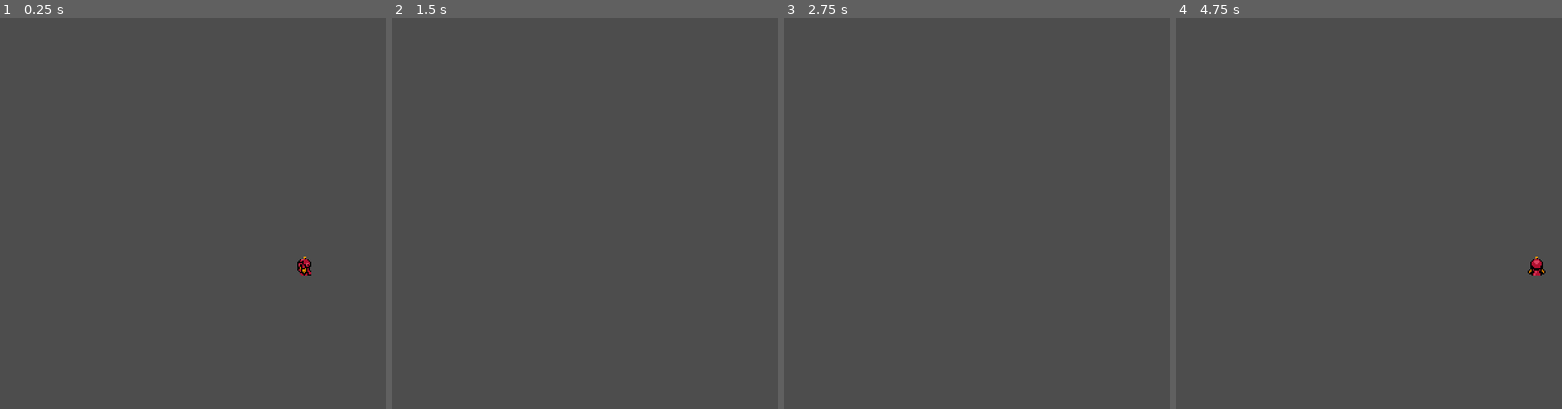
Above: before the commit, frames 1-4 (left to right).
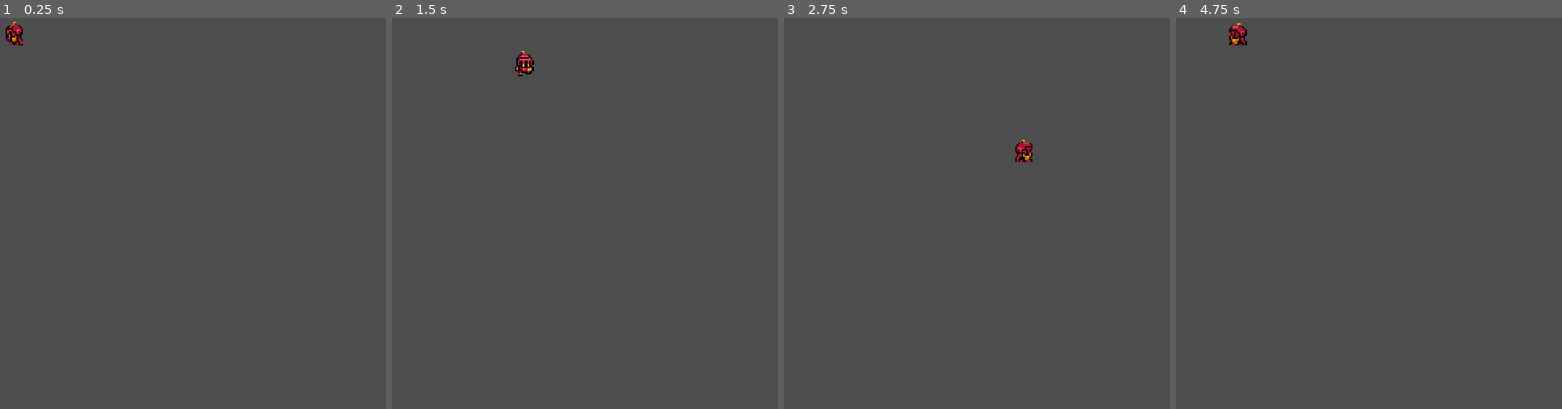
Above: after the commit, the same moments.

Repository: toadkarter/phase.
Game: Godot game, scene res://Scenes/Level/level.tscn
Same seed, same stepped clock (60 frames per second), same inputs: the game is played once before the commit and once after it.
Inputs:
- Up to frame 1 (0.25 s): no input
- Up to frame 2 (1.5 s): tap Enter at 0.5 s; hold Right (right) 0.53-1.28 s; hold Down (down) from 1.28 s (still down)
- Up to frame 3 (2.75 s): release Down (down) at 2.03 s; hold Right (right) from 2.03 s (still down)
- Up to frame 4 (4.75 s): release Right (right) at 2.78 s; hold Up (up) 2.78-3.53 s; hold Left (left) from 3.53 s (still down)

The runs differ from the first frame. In frame 1, 0.4% of the frame differs, in the area x 1-81%, y 0-66%; in frame 2, 0.2%; in frame 3, 0.2%; in frame 4, 0.4%, in the area x 13-96%, y 1-66%.

Commit message:
Initial movement code finished

Diff:
--- a/Scenes/Level/level.tscn
+++ b/Scenes/Level/level.tscn
@@ -5,4 +5,4 @@
 [node name="Level" type="Node2D"]
 
 [node name="Player" parent="." instance=ExtResource("1_gwcp2")]
-position = Vector2(285, 238)
+position = Vector2(45, 44)
--- a/Scenes/Player/player.gd
+++ b/Scenes/Player/player.gd
@@ -1,15 +1,23 @@
 extends CharacterBody2D
 
-@export var speed: float = 150.0
+@export var speed: float = 100.0
 @onready var animated_sprite: AnimatedSprite2D = $AnimatedSprite2D
 
 
 func _physics_process(delta):
+	var previous_horizontal: float = velocity.x
+	var previous_vertical: float = velocity.y
+
 	var horizontal_direction = Input.get_axis("left", "right")
 	var vertical_direction = Input.get_axis("up", "down")
 
-	_handle_vertical_movement(vertical_direction)
-	_handle_horizontal_movement(horizontal_direction)
+	if previous_vertical != 0.0:
+		_handle_vertical_movement(vertical_direction)
+	elif previous_horizontal != 0.0:
+		_handle_horizontal_movement(horizontal_direction)
+	else:
+		_handle_vertical_movement(vertical_direction)
+		_handle_horizontal_movement(horizontal_direction)
 
 	move_and_slide()
 
@@ -32,7 +40,20 @@
 
 
 func _handle_horizontal_movement(current_direction: float) -> void:
+	var previous_velocity: float = velocity.x
+
 	if current_direction:
 		velocity.x = current_direction * speed
+		if velocity.x != 0:
+			animated_sprite.play("side")
+			_set_flip_orientation()
 	else:
 		velocity.x = 0
+		animated_sprite.play("side_idle")
+
+
+func _set_flip_orientation() -> void:
+	if velocity.x > 0 and !animated_sprite.flip_h:
+		animated_sprite.flip_h = true
+	elif velocity.x < 0 and animated_sprite.flip_h:
+		animated_sprite.flip_h = false
--- a/project.godot
+++ b/project.godot
@@ -20,7 +20,7 @@
 window/size/viewport_width=700
 window/size/viewport_height=700
 window/size/resizable=false
-window/stretch/scale=2.0
+window/stretch/scale=2.5
 
 [input]
 
